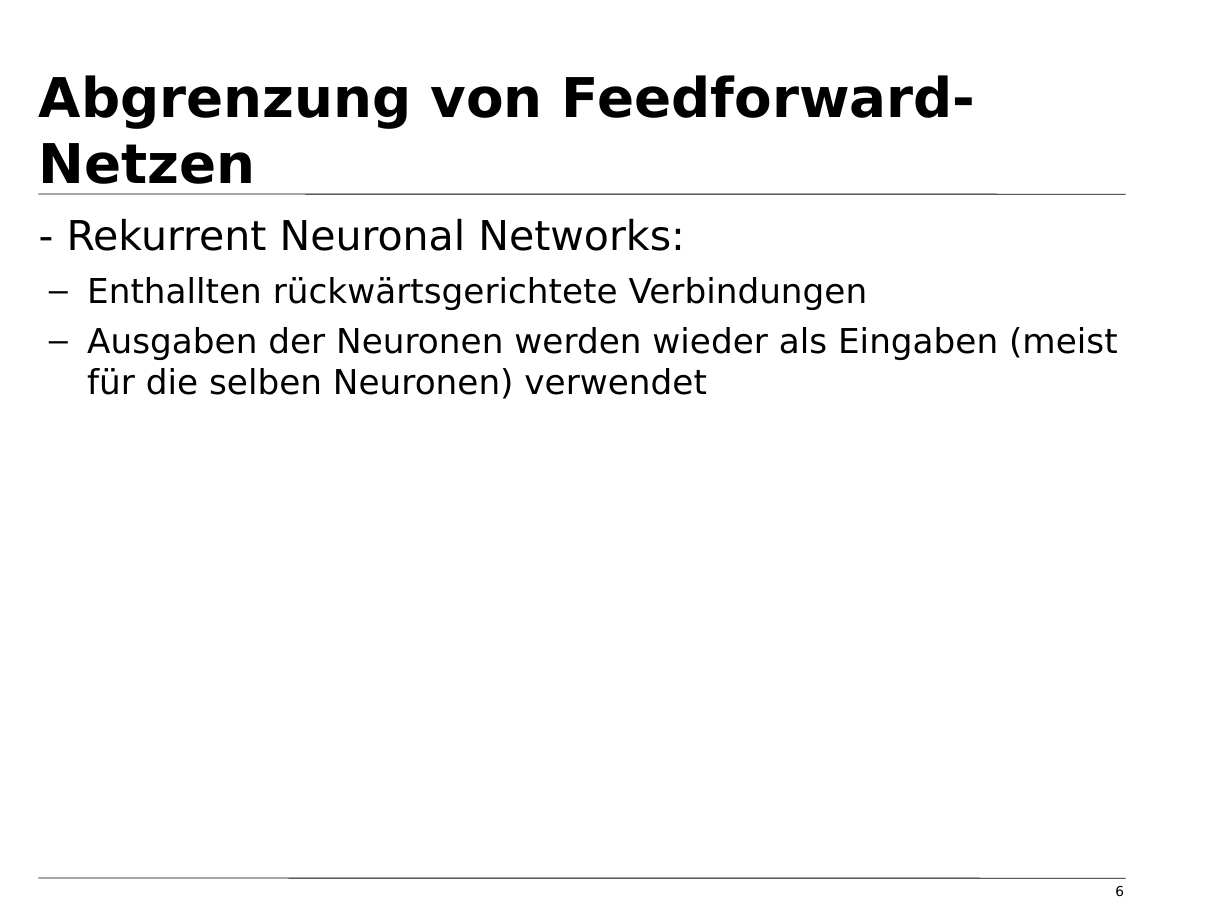
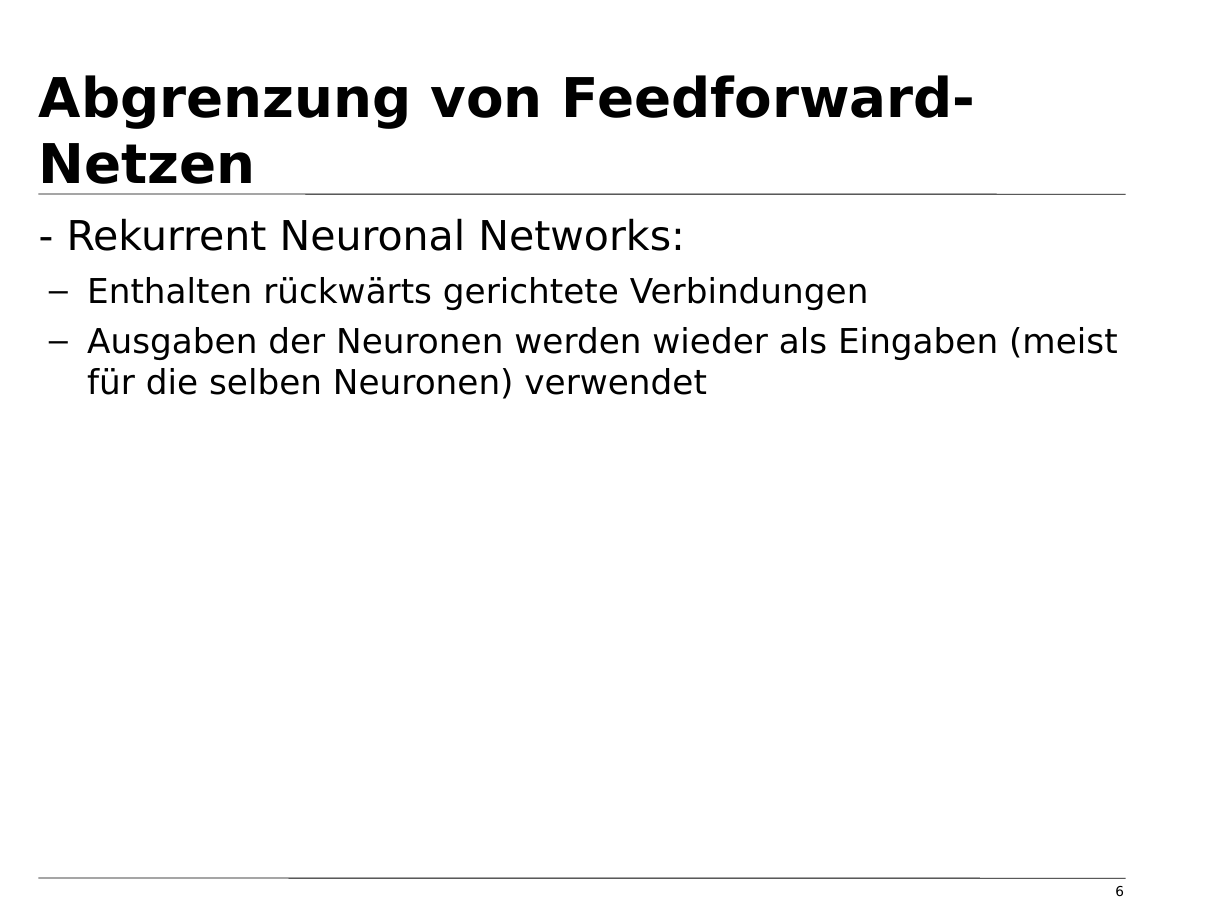
Before and after one commit to tfassbender/deep_learning_team_rnn, a slide deck: slide 6 of vorlesung/vorlesung_rnn_tobias.odp. Drawn at 1232x924 pixels with LibreOffice and Linux fonts; fonts in the diff are those of the drawing; background and template pictures are left out. Boxes give left, top, right and bottom in pixels: in the first picture for what was removed or moved away, otherwise in the second. Text is boxed around its words. In the diff, an @@ line names an element or a change of style, - is before the commit and + after.

```diff
--- a/vorlesung/vorlesung_rnn_tobias.odp
+++ b/vorlesung/vorlesung_rnn_tobias.odp
@@ text at bbox=[87, 277, 869, 310]: text changed @@
-  – Enthallten rückwärtsgerichtete Verbindungen
+  – Enthalten rückwärts gerichtete Verbindungen
```
Also in this commit, not shown: 5 other slides changed, 9 slides added, 1 slide removed, 5 other files.
